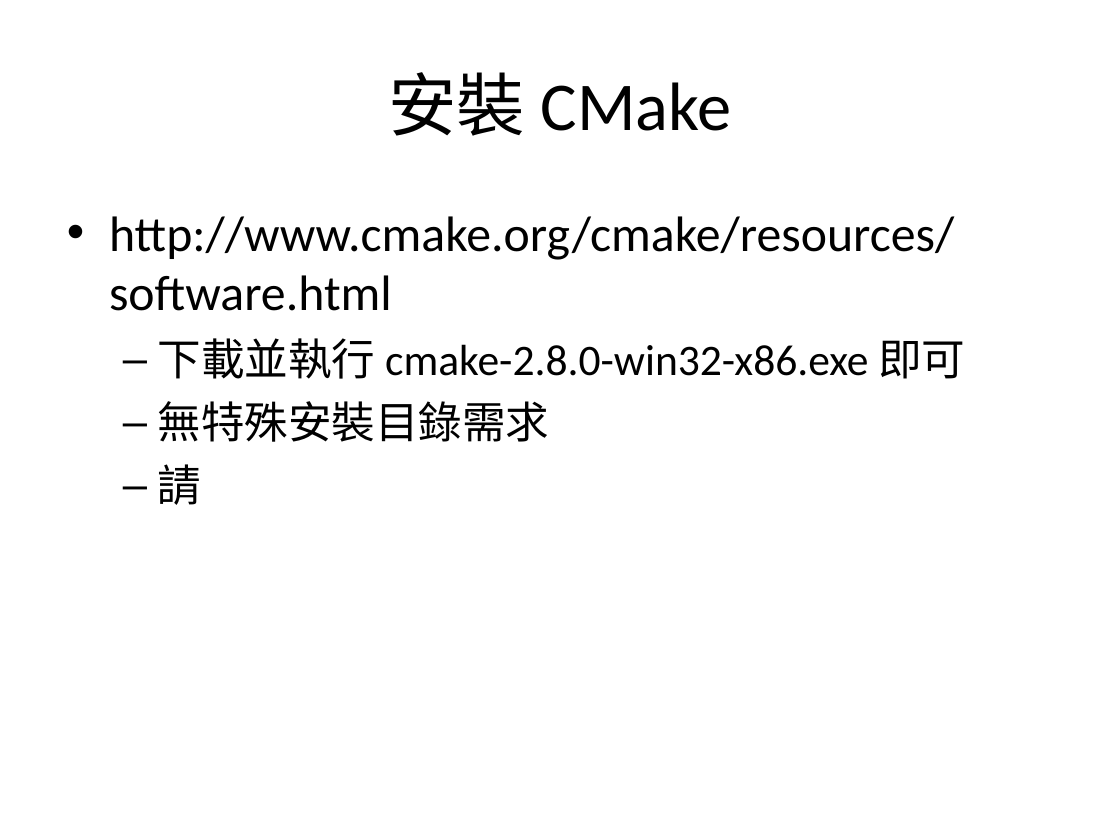
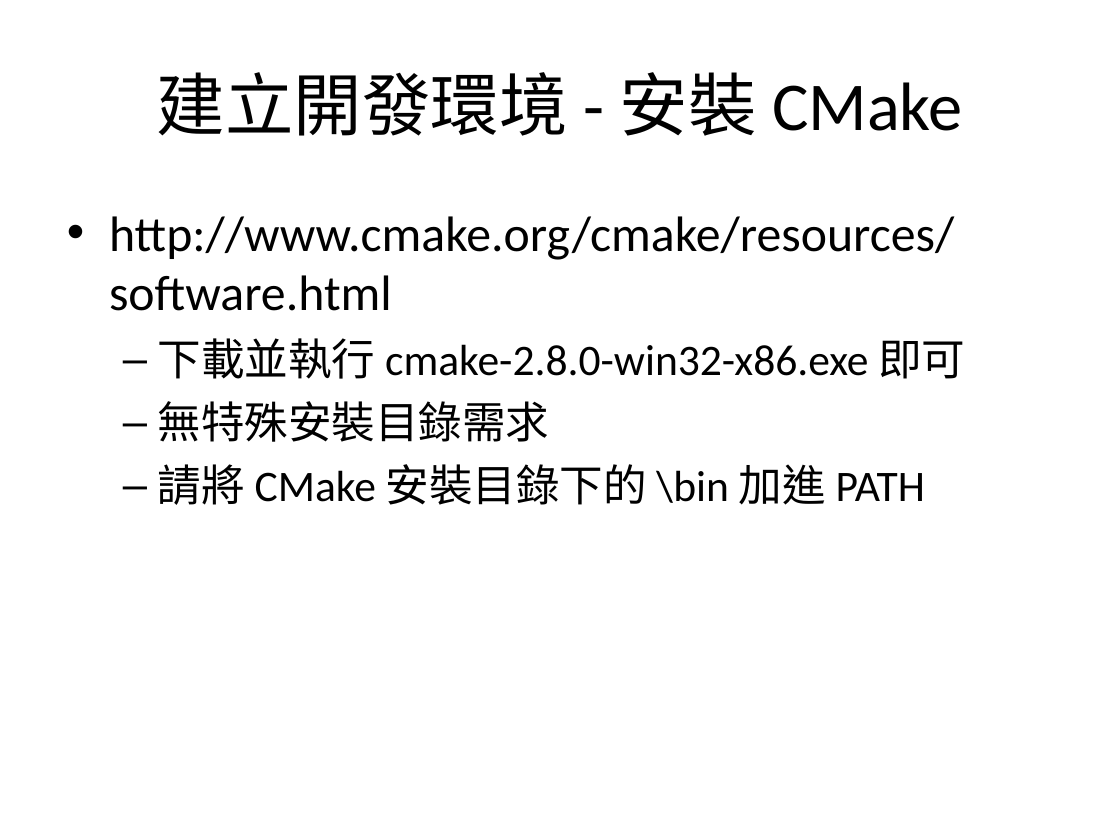
Before and after one commit to jayska/Programming, a slide deck: slide 14 of Slides/ProgFun.ppt. Drawn at 1120x840 pixels with LibreOffice and Linux fonts; fonts in the diff are those of the drawing. Boxes give left, top, right and bottom in pixels: in the first picture for what was removed or moved away, otherwise in the second. Text is boxed around its words. In the diff, an @@ line names an element or a change of style, - is before the commit and + after.

```diff
--- a/Slides/ProgFun.ppt
+++ b/Slides/ProgFun.ppt
@@ title at [157,72,963,136]: text changed @@
-安裝 CMake
+建立開發環境 - 安裝 CMake
@@ text at [158,464,925,505]: text changed @@
-  – 請
+  – 請將 CMake 安裝目錄下的 \bin 加進 PATH
```
Also in this commit, not shown: 6 other slides changed, 16 slides added, 2 slides removed.
